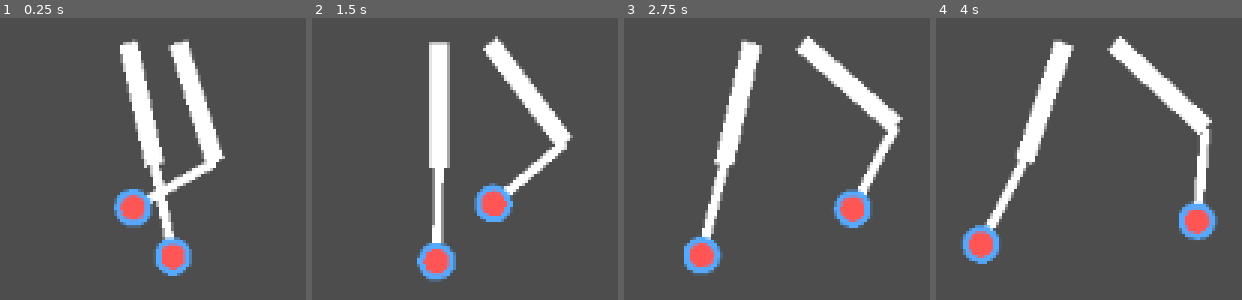
Above: before the commit, frames 1-4 (left to right).
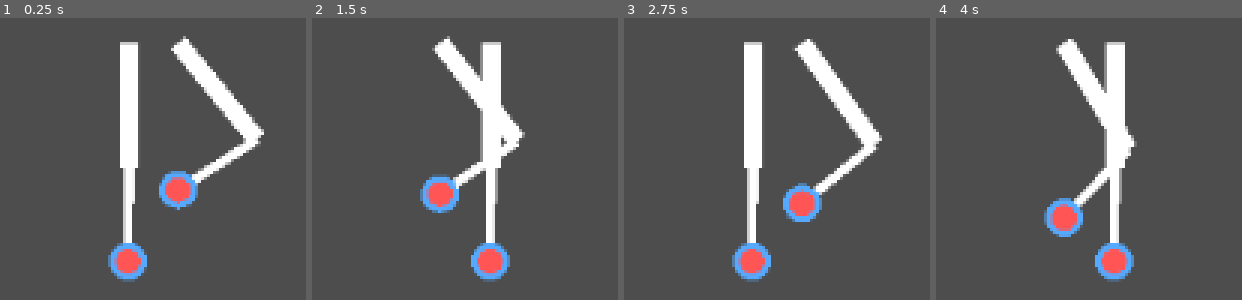
Above: after the commit, the same moments.

Repository: zbaker94/procedural-legs
Game: Godot game, scene res://main.tscn
Same seed, same stepped clock (60 frames per second), same inputs: the game is played once before the commit and once after it.
Inputs:
- Up to frame 1 (0.25 s): no input
- Up to frame 2 (1.5 s): no input
- Up to frame 3 (2.75 s): no input
- Up to frame 4 (4 s): no input

The runs differ from the first frame. In frame 1, 16% of the frame differs, in the area x 35-87%, y 6-94%; in frame 2, 18%; in frame 3, 17%; in frame 4, 19%, in the area x 7-93%, y 6-94%.

Commit message:
add velocity limit to the legs that matches the x axis of the curves

Diff:
--- a/leg.gd
+++ b/leg.gd
@@ -91,6 +91,11 @@
 
 func _physics_process(_delta: float) -> void:
 	hip_position = global_position # always global
+
+	# limit velocity for stability
+	var max_velocity_length := 3.0
+	if velocity.length() > max_velocity_length:
+		velocity = velocity.normalized() * max_velocity_length
 	leg_speed = velocity.length()
 	_update_motion_counter()
 
--- a/main.tscn
+++ b/main.tscn
@@ -3,8 +3,8 @@
 [ext_resource type="Script" uid="uid://brvr03nxsa5nd" path="res://leg.gd" id="1_ig7tw"]
 
 [sub_resource type="Curve" id="Curve_ig7tw"]
-_limits = [0.0, 1.0, 0.0, 3.0]
-_data = [Vector2(0, 0), 0.0, 0.0, 0, 0, Vector2(0.08080809, 0.2500711), 0.86312026, 0.86312026, 0, 0, Vector2(0.7676768, 0.44955957), 0.09781129, 0.09781129, 0, 0, Vector2(1.5151515, 0.5031259), 0.10070803, 0.10070803, 0, 0, Vector2(3, 1), 0.92838895, 0.0, 0, 0]
+_limits = [0.0, 0.9630577, 0.0, 3.0]
+_data = [Vector2(0, 0), 0.0, 0.0, 0, 0, Vector2(0.08080809, 0.2500711), 0.86312026, 0.86312026, 0, 0, Vector2(0.7676768, 0.44955957), 0.09781129, 0.09781129, 0, 0, Vector2(1.5151515, 0.5031259), 0.10070803, 0.10070803, 0, 0, Vector2(3, 0.9630577), 0.6400257, 0.0, 0, 0]
 point_count = 5
 
 [sub_resource type="Curve" id="Curve_0xm2m"]
@@ -28,7 +28,7 @@
 position = Vector2(-8, 0)
 script = ExtResource("1_ig7tw")
 facing_direction_degrees = 0.0
-velocity = Vector2(1.72, 0)
+velocity = Vector2(0, 0.82)
 phase_offset_degrees = 180.0
 stride_amplitude_curve = SubResource("Curve_ig7tw")
 step_length_curve = SubResource("Curve_0xm2m")
@@ -38,7 +38,7 @@
 position = Vector2(-16, 0)
 script = ExtResource("1_ig7tw")
 facing_direction_degrees = 0.0
-velocity = Vector2(1.72, 0)
+velocity = Vector2(0, 0.82)
 stride_amplitude_curve = SubResource("Curve_ig7tw")
 step_length_curve = SubResource("Curve_0xm2m")
 step_height_curve = SubResource("Curve_h2yge")
